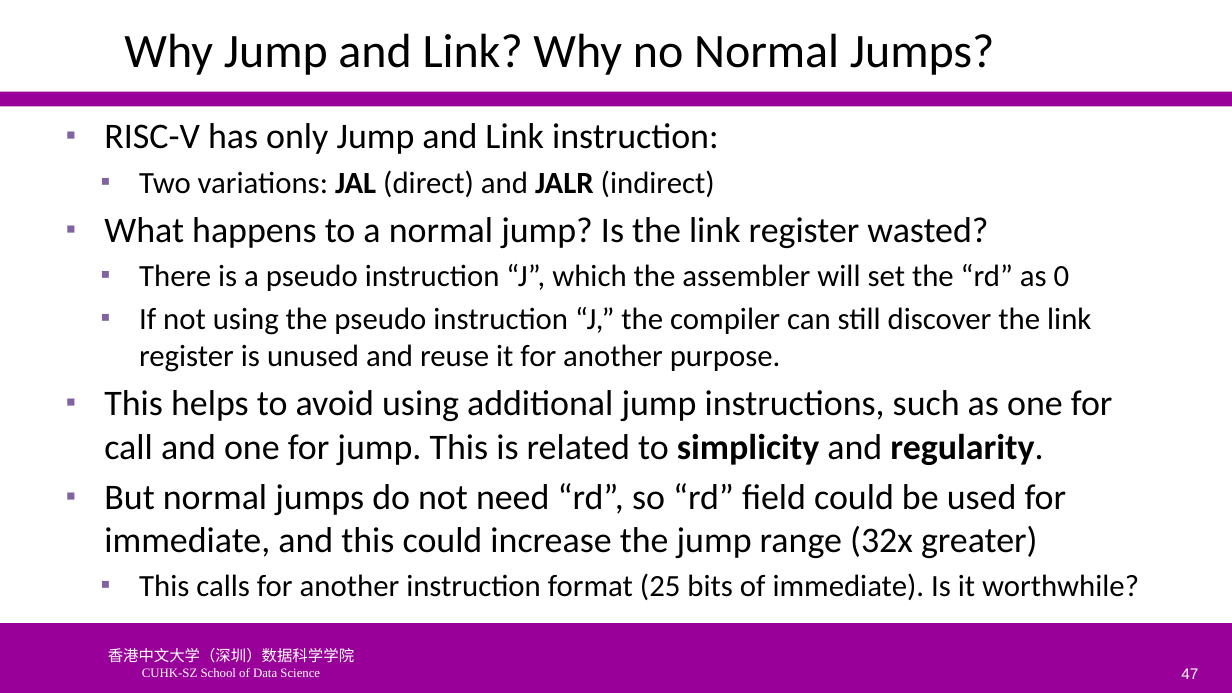
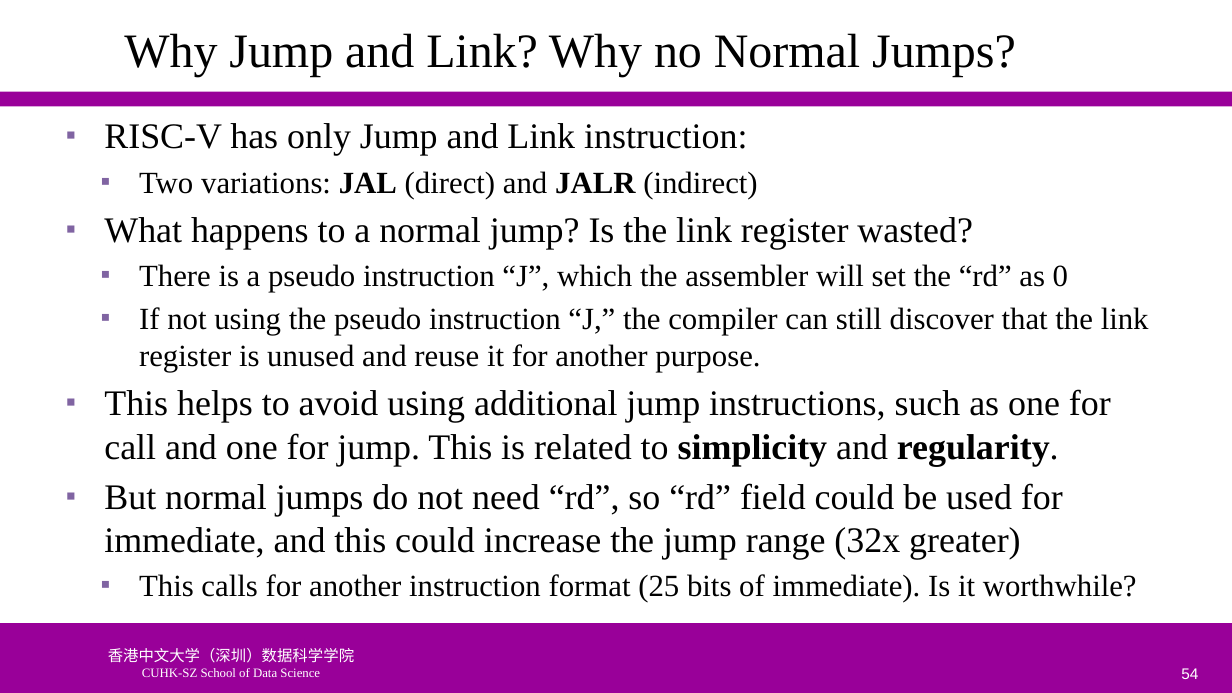
Before and after one commit to SUNCHAOYI923/CMU_CSAPP, a slide deck: slide 54 of slide/CA3060-3-ISA.pptx (slide 47 before the commit). Drawn at 1232x693 pixels with LibreOffice and Linux fonts; fonts in the diff are those of the drawing; background and template pictures are left out. Boxes give left, top, right and bottom in pixels: in the first picture for what was removed or moved away, otherwise in the second. Text is boxed around its words. In the diff, an @@ line names an element or a change of style, - is before the commit and + after.

```diff
--- a/slide/CA3060-3-ISA.pptx
+++ b/slide/CA3060-3-ISA.pptx
@@ text "Why Jump and Link? Why ..." at (x1=124, y1=33, x2=1016, y2=77): font Calibri to Times New Roman @@
@@ text at (x1=104, y1=123, x2=1137, y2=602): font Calibri to Times New Roman in "RISC-V has only Jump and Link instruction:", "Two variations: JAL (direct) and JALR (indirect)", "What happens to a normal jump? Is ...", "There is a pseudo instruction “J”, which ..." and 3 more places @@
@@ text at (x1=139, y1=307, x2=1149, y2=372): text changed; font Calibri to Times New Roman @@
-  ▪ If not using the pseudo instruction “J,” the compiler can still discover the link register is unused and reuse it for another purpose.
+  ▪ If not using the pseudo instruction “J,” the compiler can still discover that the link register is unused and reuse it for another purpose.
@@ page number at (x1=1181, y1=668, x2=1198, y2=679): text changed @@
-47
+54
```
Also in this commit, not shown: 18 other slides changed, 7 slides added, 5 other files.
